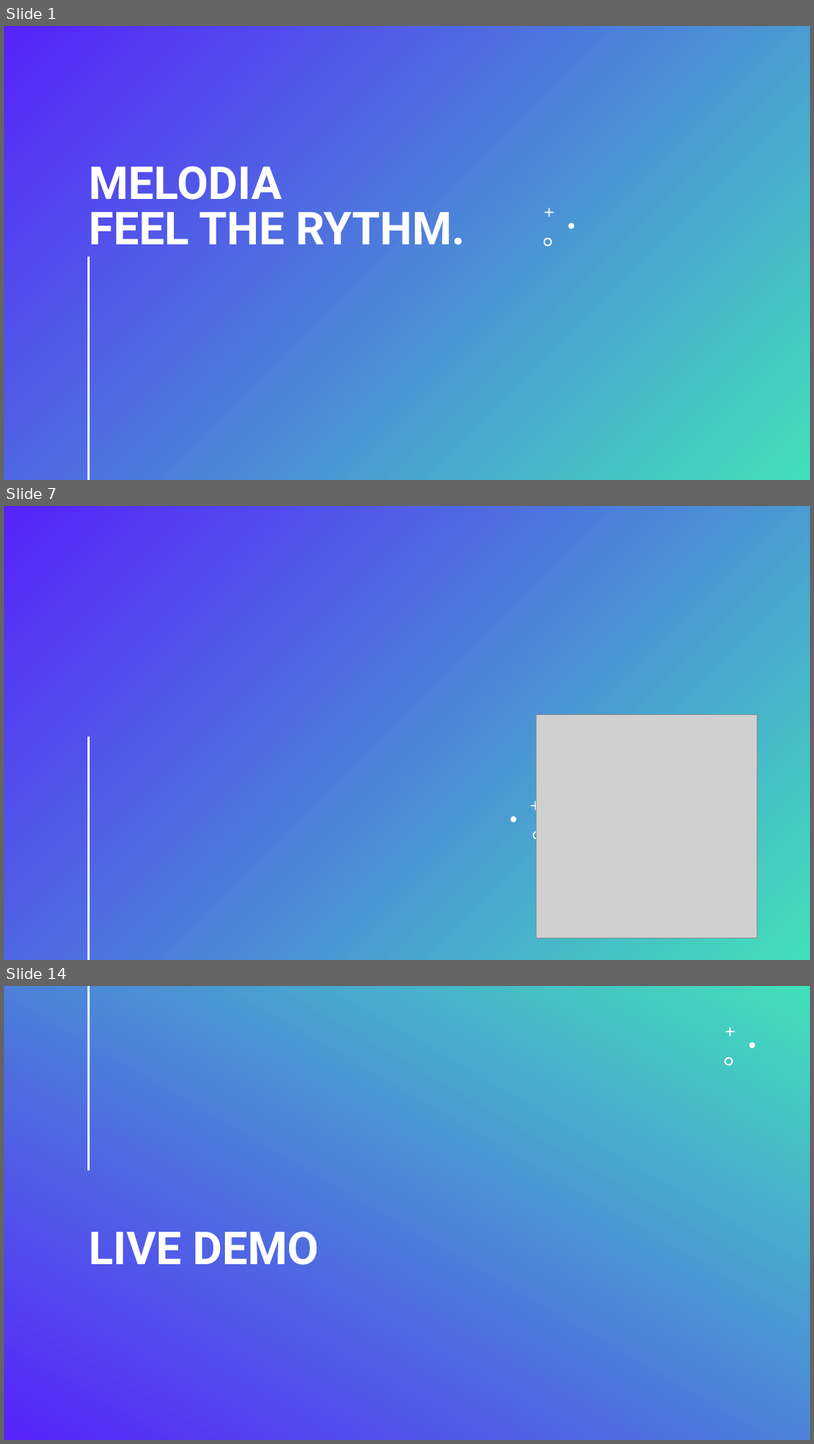
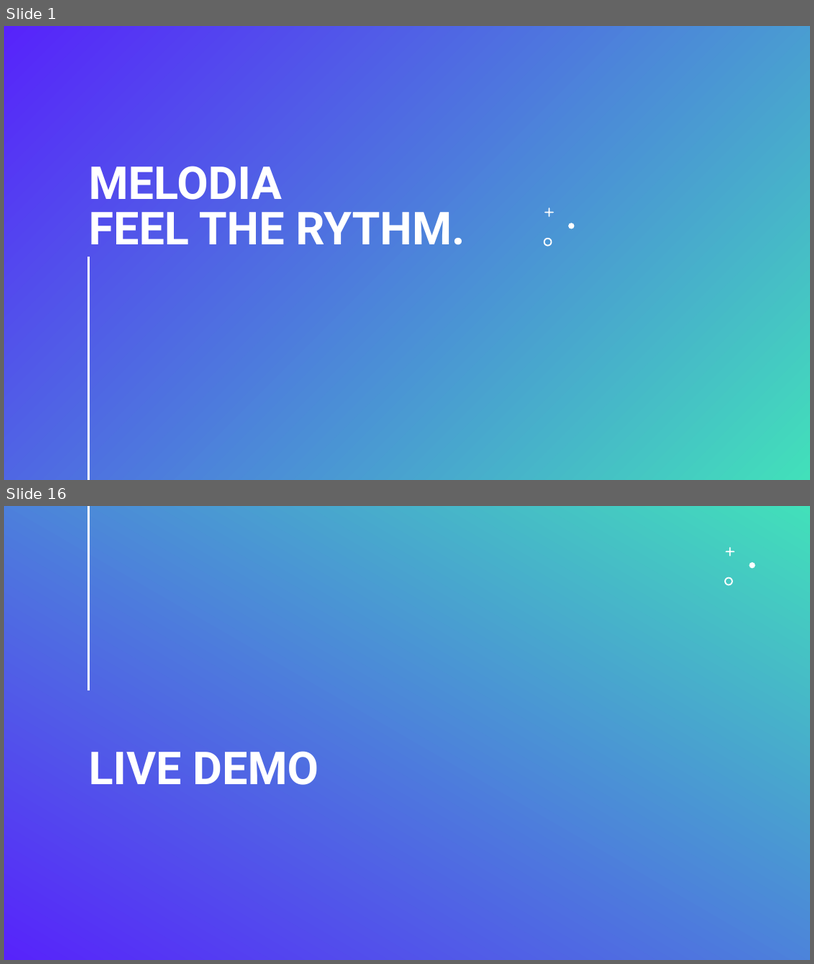
Before and after one commit to Sodentix/Melodia, a slide deck: Projektunterlagen/999_Zwischenpräsentationen/1. Zwischenpräsentation/Zwischenpräsentation Melodia am 12.11.2025.pptx. Shown one above the other, each under a label of ours: slides 1, 7 and 14 before the commit, slides 1 and 16 after it; the slides between them are not shown. The pictures are 814x1444 and 814x964 pixels, drawn with LibreOffice and Linux fonts; fonts in the diff are those of the drawing; grey boxes stand for pictures. Boxes give left, top, right and bottom in pixels: in the first picture for what was removed or moved away, otherwise in the second. Text is boxed around its words. In the diff, an @@ line names an element or a change of style, - is before the commit and + after.

```diff
--- a/Projektunterlagen/999_Zwischenpräsentationen/1. Zwischenpräsentation/Zwischenpräsentation Melodia am 12.11.2025.pptx
+++ b/Projektunterlagen/999_Zwischenpräsentationen/1. Zwischenpräsentation/Zwischenpräsentation Melodia am 12.11.2025.pptx
@@ slide 7 removed at (4, 506, 810, 960), background gradient #5723FB to #42E0BA; not listed: 1 template element that a slide beside it also shows @@
@@ picture removed at (537, 715, 759, 938) @@
@@ freeform shape removed at (532, 800, 540, 810) @@
@@ freeform shape removed at (511, 816, 517, 822) @@
@@ freeform shape removed at (533, 831, 542, 839) @@
@@ what was slide 14 is now slide 16 @@
```
Also in this commit, not shown: 7 slides changed, 5 slides added.
